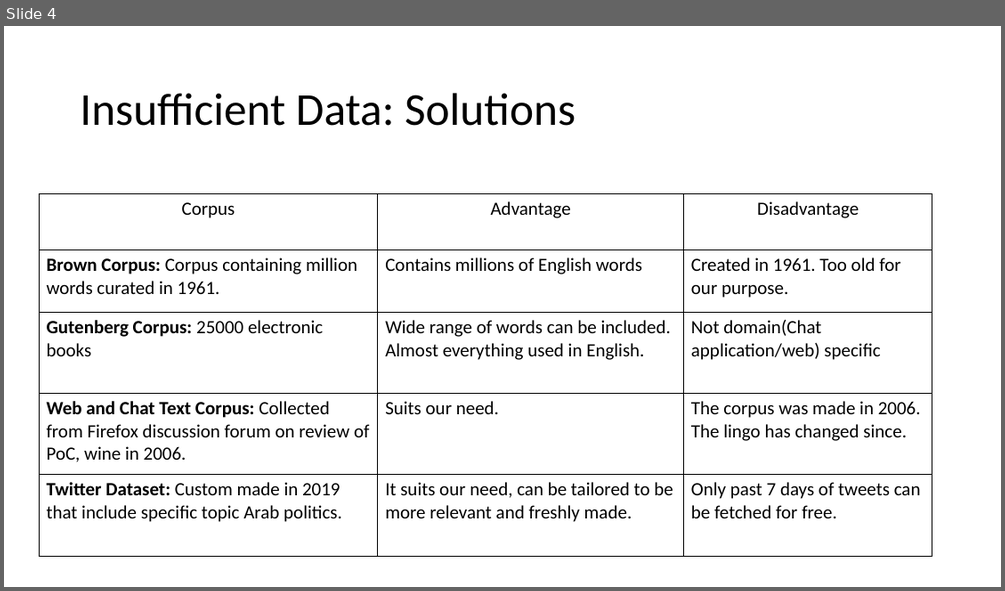
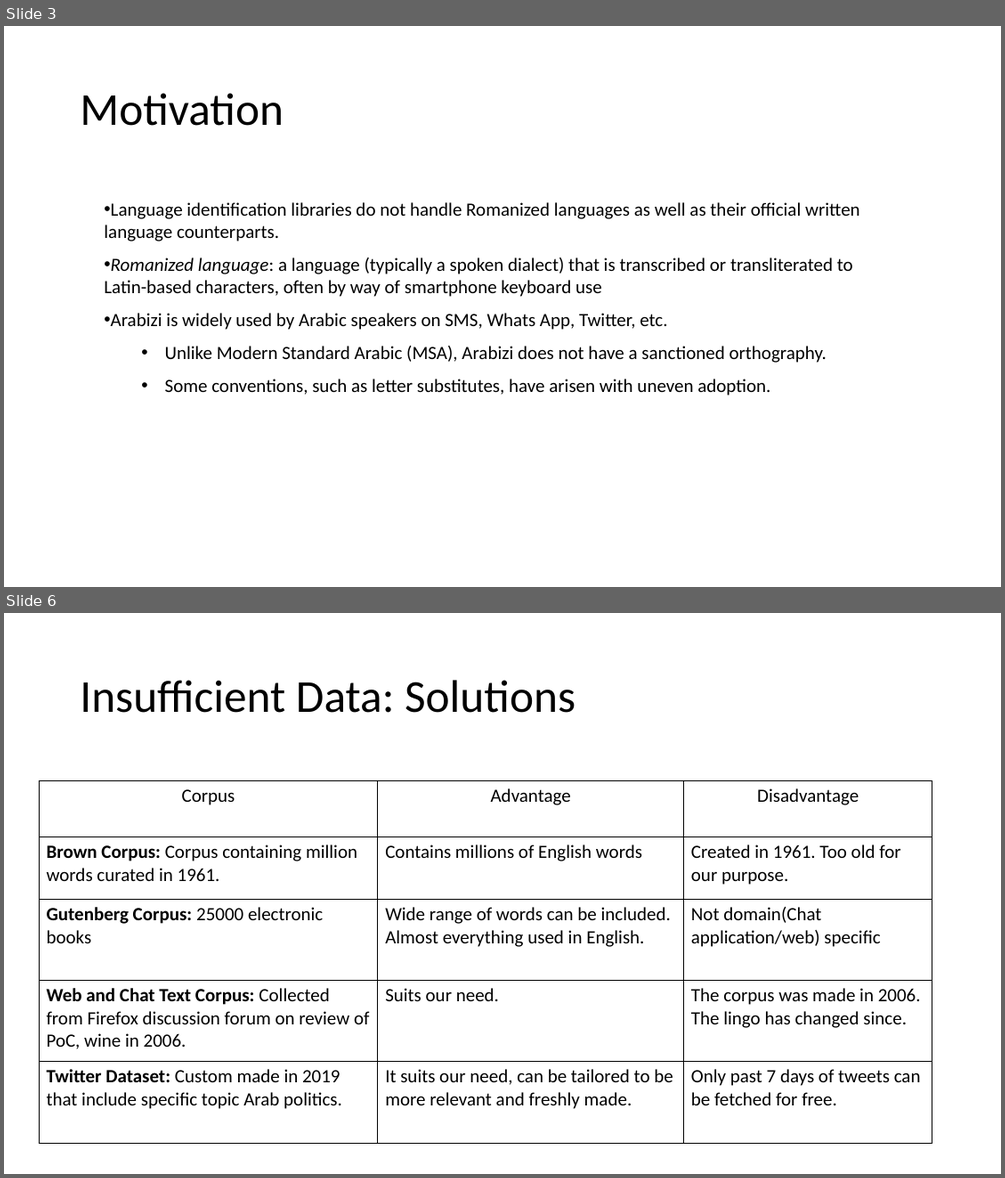
Before and after one commit to vivek18394/3rabizi-language-detection, a slide deck: Presentation/Arabizi Detection.pptx. Shown one above the other, each under a label of ours: slide 4 before the commit, slides 3 and 6 after it; the slides between them are not shown. The pictures are 1005x591 and 1005x1178 pixels, drawn with LibreOffice and Linux fonts; fonts in the diff are those of the drawing. Boxes give left, top, right and bottom in pixels: in the first picture for what was removed or moved away, otherwise in the second. Text is boxed around its words. In the diff, an @@ line names an element or a change of style, - is before the commit and + after.

```diff
--- a/Presentation/Arabizi Detection.pptx
+++ b/Presentation/Arabizi Detection.pptx
@@ slide 3 added at bbox=[4, 26, 1001, 587], background #FFFFFF @@
@@ title added at bbox=[80, 93, 283, 126], 44 pt, text #000000 @@
+Motivation
@@ text added at bbox=[104, 202, 860, 395], 18 pt, text #000000 @@
+• Language identification libraries do not handle Romanized languages as well as their official written language counterparts.
+• Romanized language: a language (typically a spoken dialect) that is transcribed or transliterated to Latin-based characters, often by way of smartphone keyboard use
+• Arabizi is widely used by Arabic speakers on SMS, Whats App, Twitter, etc.
+  • Unlike Modern Standard Arabic (MSA), Arabizi does not have a sanctioned orthography.
+  • Some conventions, such as letter substitutes, have arisen with uneven adoption.
@@ what was slide 4 is now slide 6 @@
```
Also in this commit, not shown: 2 slides changed, 10 other slides added, 1 slide removed.
